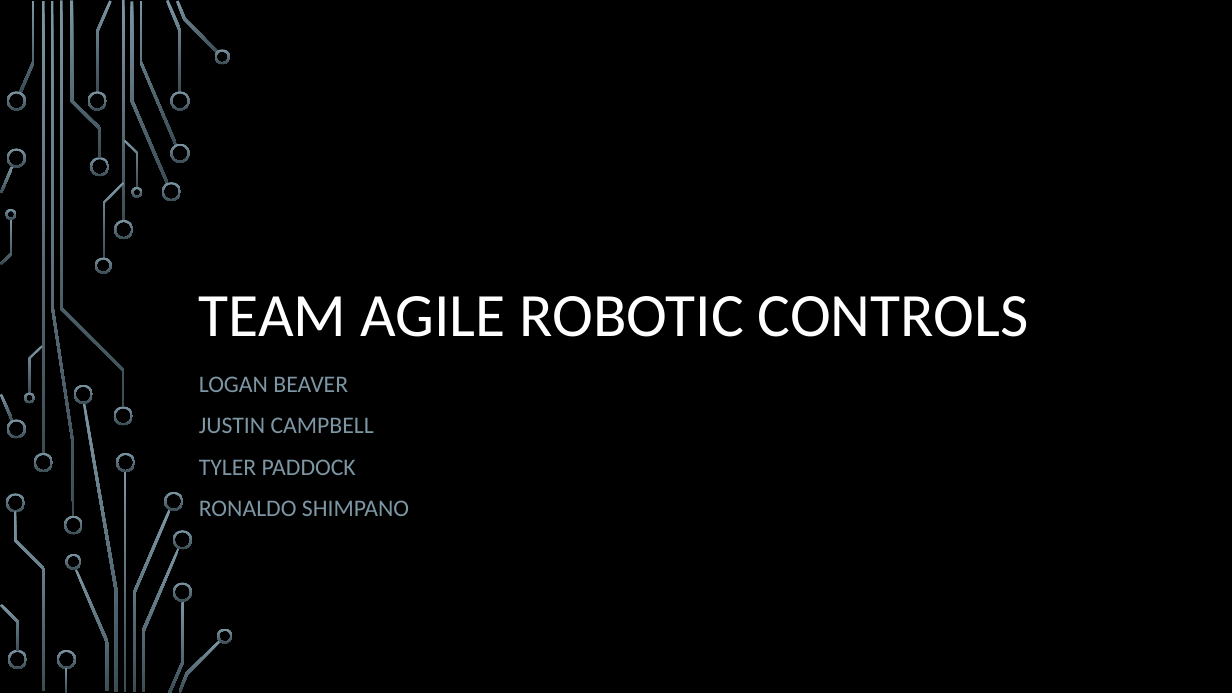
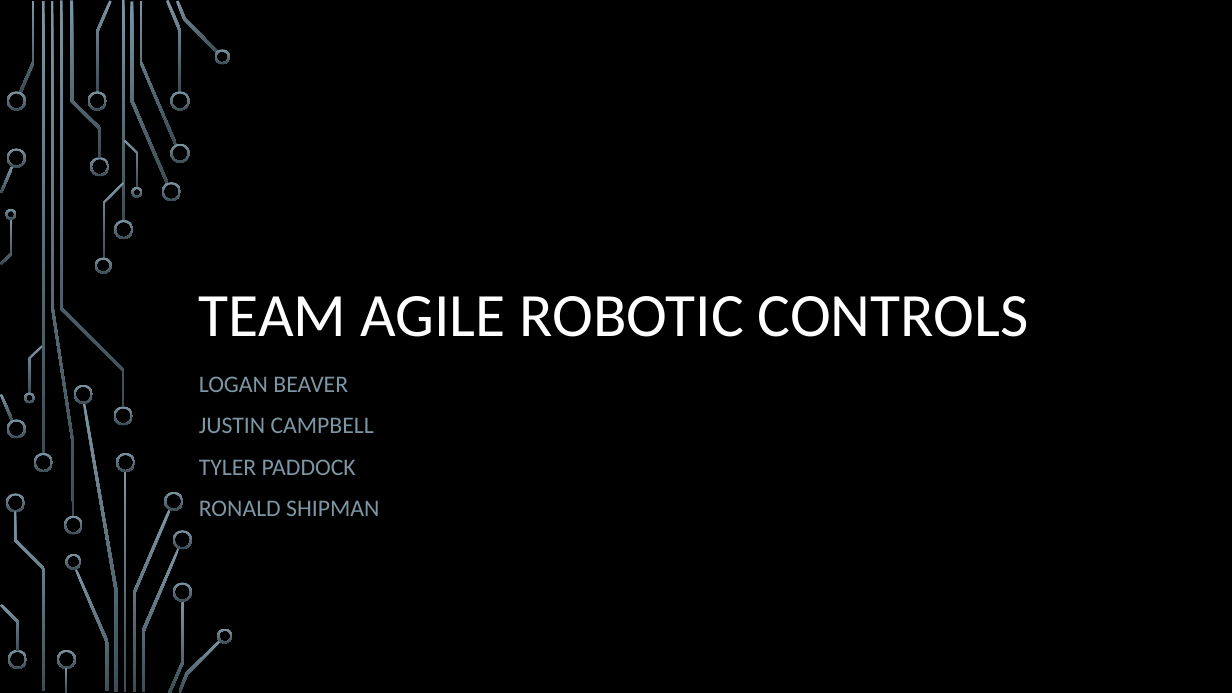
Before and after one commit to Logiant/AgileRoboticControls, a slide deck: slide 1 of Design Powerpoint.pptx. Drawn at 1232x693 pixels with LibreOffice and Linux fonts; fonts in the diff are those of the drawing; background and template pictures are left out. Boxes give left, top, right and bottom in pixels: in the first picture for what was removed or moved away, otherwise in the second. Text is boxed around its words. In the diff, an @@ line names an element or a change of style, - is before the commit and + after.

```diff
--- a/Design Powerpoint.pptx
+++ b/Design Powerpoint.pptx
@@ subtitle at <box>199,500,379,516</box>: text changed @@
-RONALDO SHIMPANO
+RONALD SHIPMAN
```
Also in this commit, not shown: 4 slides added.
